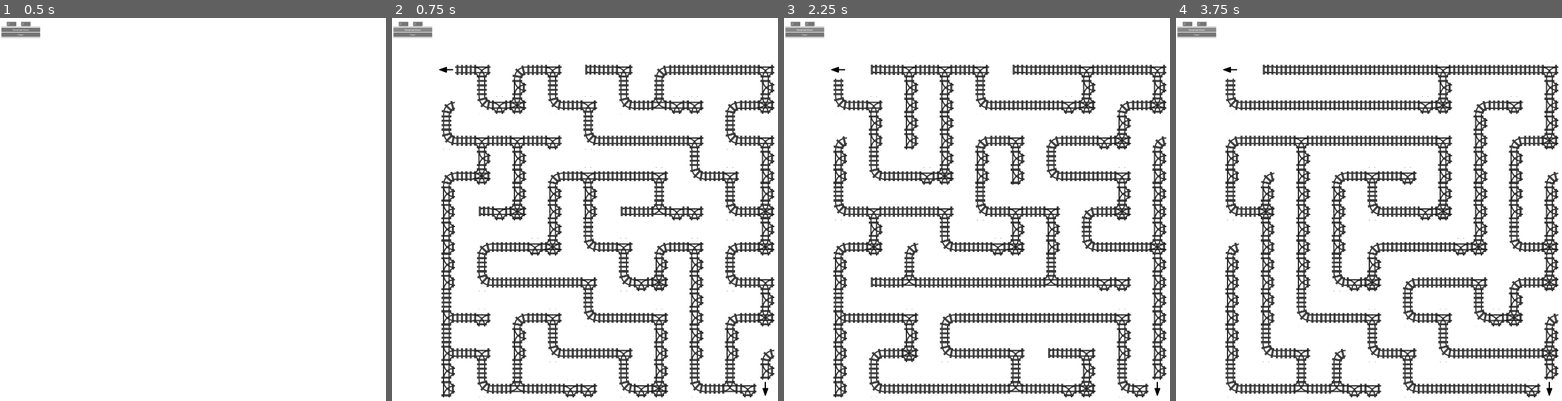
Above: before the commit, frames 1-4 (left to right).
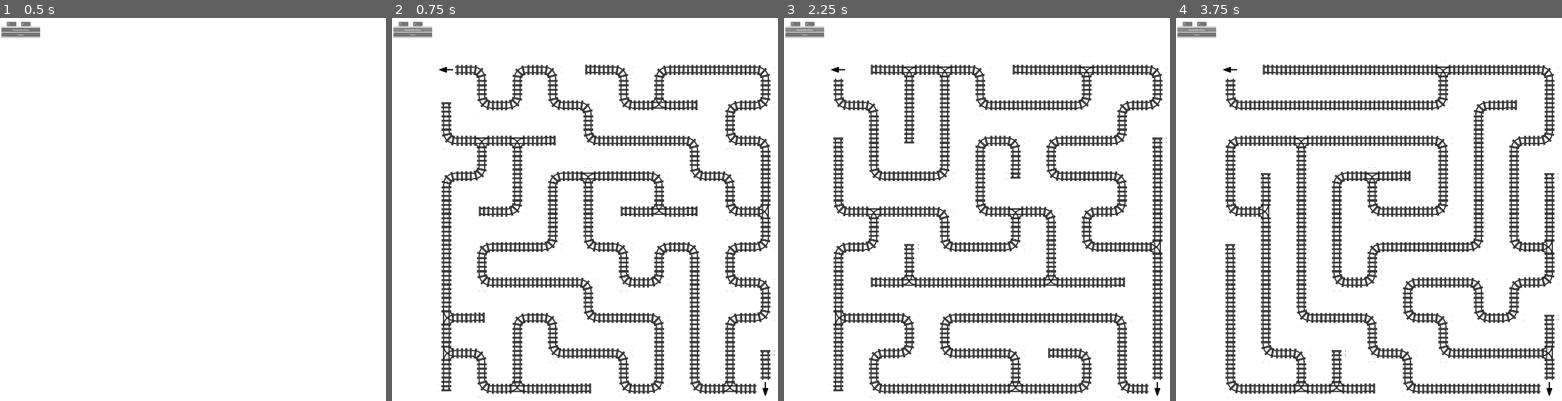
Above: after the commit, the same moments.

Repository: mtpabis/railway-mazes
Game: Godot game, scene res://levels/maze_generator.tscn
The game is run twice, just before and just after one commit, with the same random seed, the same clock (stepped at 60 frames per second) and the same inputs. This scene is started directly instead of the project's main scene.
Inputs:
- Up to frame 1 (0.5 s): no input
- Up to frame 2 (0.75 s): click "Generate Maze" at 0.5 s
- Up to frame 3 (2.25 s): click "Clear" at 1.25 s; click "Generate Maze" at 2 s
- Up to frame 4 (3.75 s): click "Clear" at 2.75 s; click "Generate Maze" at 3.5 s

Frame 1 is identical in both runs. In frame 2, 6.4% of the frame differs, in the area x 11-100%, y 11-100%; in frame 3, 6.1%; in frame 4, 6.5%, in the area x 12-100%, y 11-100%.

Commit message:
Fix terrain autotiling by using set_cells_terrain_connect exclusively
Key insight: set_cells_terrain_connect() should replace set_cell(), not supplement it.
- Remove redundant set_cell() calls that were causing T-junction issues
- Use set_cells_terrain_connect() as the sole tile placement method
- This allows Godot's terrain system to place correct track variants (straight, curves, junctions)
- Maze now generates with proper railway connections following maze topology

🤖 Generated with [Claude Code](https://claude.ai/code)

Co-Authored-By: Claude <noreply@anthropic.com>

Diff:
--- a/levels/MazeGenerator.gd
+++ b/levels/MazeGenerator.gd
@@ -100,39 +100,25 @@
 	# Clear existing tiles
 	tilemap_layer.clear()
 
-	# Place track tiles individually with proper terrain connections
+	# Collect all track positions first
+	var track_positions: Array[Vector2i] = []
+
+	# Collect track positions where maze has passages
 	for y in range(maze_height):
 		for x in range(maze_width):
 			if maze[y][x]:  # If this is a passage
 				var pos = Vector2i(x, y)
-				place_track_with_connections(pos)
+				track_positions.append(pos)
+
+	# Apply terrain to all track positions at once (this places AND connects tiles)
+	if track_positions.size() > 0:
+		tilemap_layer.set_cells_terrain_connect(track_positions, TRACK_TERRAIN_SET, TRACK_TERRAIN)
 
 	# Force terrain update
 	tilemap_layer.notify_runtime_tile_data_update()
 
 	# Add start/end arrows
 	add_start_end_arrows()
-
-func place_track_with_connections(pos: Vector2i):
-	"""Place a track tile with only the connections that should exist"""
-	# First place the tile
-	tilemap_layer.set_cell(pos, TRACK_SOURCE_ID, Vector2i(0, 0), 0)
-
-	# Find which neighbors should connect (only if they're also passages in the maze)
-	var connected_neighbors: Array[Vector2i] = []
-	var directions = [Vector2i(0, -1), Vector2i(1, 0), Vector2i(0, 1), Vector2i(-1, 0)]  # N, E, S, W
-
-	for direction in directions:
-		var neighbor_pos = pos + direction
-		# Check if neighbor is within bounds and is a passage
-		if (neighbor_pos.x >= 0 and neighbor_pos.x < maze_width and
-			neighbor_pos.y >= 0 and neighbor_pos.y < maze_height and
-			maze[neighbor_pos.y][neighbor_pos.x]):
-			connected_neighbors.append(neighbor_pos)
-
-	# Apply terrain connect only to this tile and its valid maze neighbors
-	var cells_to_connect = [pos] + connected_neighbors
-	tilemap_layer.set_cells_terrain_connect(cells_to_connect, TRACK_TERRAIN_SET, TRACK_TERRAIN, false)
 
 func add_start_end_arrows():
 	"""Add start and end arrow markers"""
